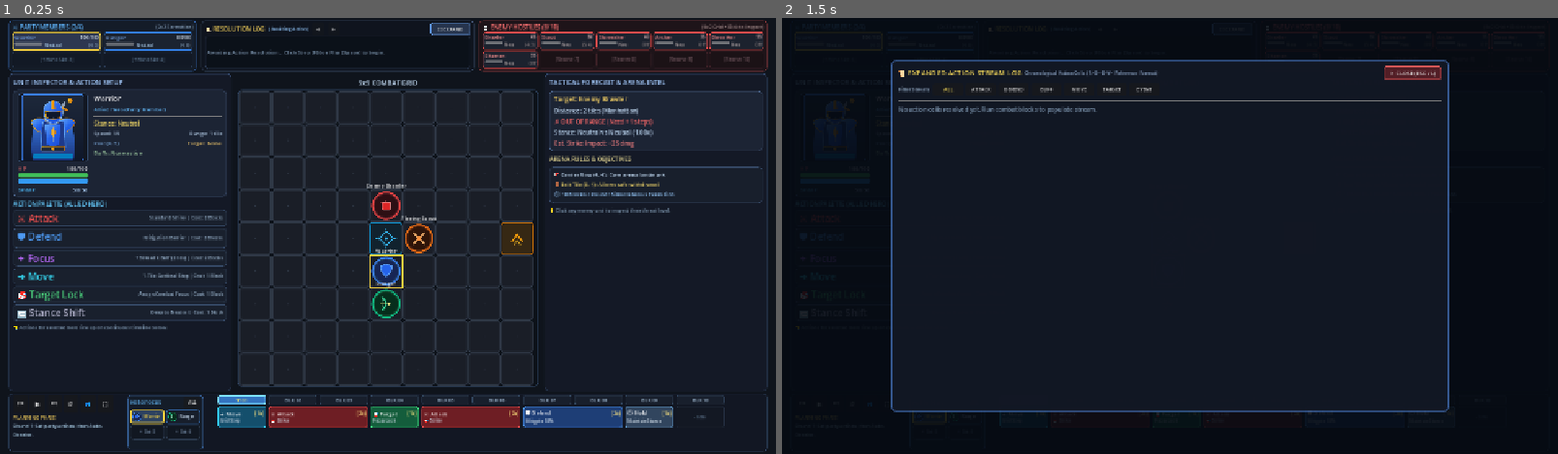
Above: before the commit, frames 1-2 (left to right).
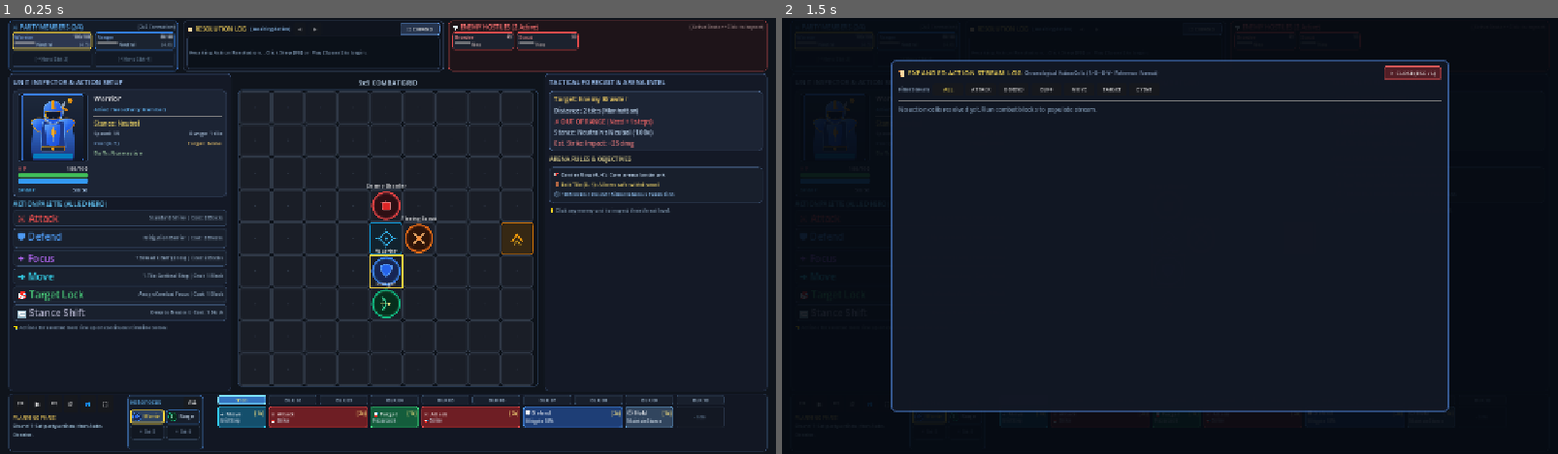
Above: after the commit, the same moments.

Repository: 6lackwin9/tactical-rpg
Game: Godot game, scene res://scenes/test_arena.tscn
Same seed, same stepped clock (60 frames per second), same inputs: the game is played once before the commit and once after it.
Inputs:
- Up to frame 1 (0.25 s): no input
- Up to frame 2 (1.5 s): click "⛶ EXPAND" at 0.5 s; click "⏮" at 1.25 s

The runs differ from the first frame. In frame 1, 2.4% of the frame differs, in the area x 1-99%, y 0-13%; in frame 2, less than 0.1%.

Commit message:
fix: resolve enemy panel clipping, show active units only, prune inactive units per round, and dim dead units

Diff:
--- a/scenes/test_arena.gd
+++ b/scenes/test_arena.gd
@@ -123,6 +123,8 @@
 class BlockSnapshot:
 	extends RefCounted
 	var block_index: int = 0
+	var round_num: int = 1
+	var reinforcements_spawned: bool = false
 	var positions: Dictionary = {}         # Combatant -> Vector2i
 	var hps: Dictionary = {}               # Combatant -> int
 	var max_hps: Dictionary = {}           # Combatant -> int
@@ -336,7 +338,7 @@
 
 	# Top-Left: Allied Party Status Panel (Static 2x2 Grid for 4 Heroes)
 	var party_panel := PanelContainer.new()
-	party_panel.custom_minimum_size = Vector2(310, 84)
+	party_panel.custom_minimum_size = Vector2(280, 84)
 	var party_box_style := StyleBoxFlat.new()
 	party_box_style.bg_color = Color(0.08, 0.11, 0.16, 0.95)
 	party_box_style.border_color = Color(0.2, 0.38, 0.65, 0.8)
@@ -378,7 +380,7 @@
 
 	# Top-Center: Single-Action Resolution Log Dock with Navigation & Expand Button
 	var log_panel := PanelContainer.new()
-	log_panel.custom_minimum_size = Vector2(450, 84)
+	log_panel.custom_minimum_size = Vector2(430, 84)
 	log_panel.size_flags_horizontal = Control.SIZE_SHRINK_CENTER
 	var log_style := StyleBoxFlat.new()
 	log_style.bg_color = Color(0.06, 0.08, 0.12, 0.95)
@@ -467,9 +469,10 @@
 	log_rich_text.visible = false
 	log_panel.add_child(log_rich_text)
 
-	# Top-Right: Enemy Hostiles Status Panel (Static 5x2 Compact Grid for 10 Enemies)
+	# Top-Right: Enemy Hostiles Status Panel (Active Roster Grid)
 	var enemy_panel := PanelContainer.new()
-	enemy_panel.custom_minimum_size = Vector2(476, 84)
+	enemy_panel.custom_minimum_size = Vector2(516, 84)
+	enemy_panel.size_flags_horizontal = Control.SIZE_EXPAND_FILL
 	var enemy_box_style := StyleBoxFlat.new()
 	enemy_box_style.bg_color = Color(0.12, 0.08, 0.10, 0.95)
 	enemy_box_style.border_color = Color(0.65, 0.25, 0.25, 0.8)
@@ -489,13 +492,13 @@
 	var enemy_hdr_hbox := HBoxContainer.new()
 	enemy_vbox.add_child(enemy_hdr_hbox)
 	enemy_title_lbl = Label.new()
-	enemy_title_lbl.text = "💀 ENEMY HOSTILES (6/10)"
+	enemy_title_lbl.text = "💀 ENEMY HOSTILES (2 Active)"
 	enemy_title_lbl.add_theme_font_size_override("font_size", 10)
 	enemy_title_lbl.add_theme_color_override("font_color", Color(1.0, 0.45, 0.45))
 	enemy_hdr_hbox.add_child(enemy_title_lbl)
 
 	var enemy_hint := Label.new()
-	enemy_hint.text = "(5x2 Grid • Click to inspect)"
+	enemy_hint.text = "(Active Roster • Click to inspect)"
 	enemy_hint.add_theme_font_size_override("font_size", 8)
 	enemy_hint.add_theme_color_override("font_color", Color(0.6, 0.5, 0.5))
 	enemy_hdr_hbox.add_spacer(false)
@@ -505,7 +508,7 @@
 	enemy_cards_container.columns = 5
 	enemy_cards_container.size_flags_horizontal = Control.SIZE_EXPAND_FILL
 	enemy_cards_container.size_flags_vertical = Control.SIZE_EXPAND_FILL
-	enemy_cards_container.add_theme_constant_override("h_separation", 3)
+	enemy_cards_container.add_theme_constant_override("h_separation", 4)
 	enemy_cards_container.add_theme_constant_override("v_separation", 3)
 	enemy_vbox.add_child(enemy_cards_container)
 
@@ -1506,10 +1509,16 @@
 	for enemy in sim_enemies:
 		_create_unit_token(enemy, _get_combatant_token_texture(enemy))
 		_create_roster_card(enemy, Color(0.9, 0.3, 0.3))
+		# Goblin ambush reinforcements are invisible until they appear
+		if enemy in [unit_berserker, unit_skirmisher, unit_archer, unit_shaman]:
+			if roster_cards.has(enemy):
+				@warning_ignore("unsafe_cast")
+				var enemy_card := roster_cards[enemy] as Control
+				if is_instance_valid(enemy_card):
+					enemy_card.visible = false
 	_add_enemy_placeholders()
 
-	party_title_lbl.text = "⚔ PARTY MEMBERS (%d/4)" % sim_allies.size()
-	enemy_title_lbl.text = "💀 ENEMY HOSTILES (%d/10)" % sim_enemies.size()
+	_update_all_roster_cards()
 
 	# 7. Capture Initial Snapshot (State 0 before block 1 executes)
 	snapshots.clear()
@@ -1600,38 +1609,38 @@
 	card.add_theme_stylebox_override("panel", card_style)
 
 	if is_ally:
-		card.custom_minimum_size = Vector2(146, 26)
+		card.custom_minimum_size = Vector2(130, 26)
 		var main_vbox := VBoxContainer.new()
 		main_vbox.add_theme_constant_override("separation", 1)
 		card.add_child(main_vbox)
 
 		# Top row: Name & HP fraction
 		var top_row := HBoxContainer.new()
-		top_row.add_theme_constant_override("separation", 3)
+		top_row.add_theme_constant_override("separation", 2)
 		main_vbox.add_child(top_row)
 
 		var name_lbl := Label.new()
 		name_lbl.text = combatant.name
-		name_lbl.add_theme_font_size_override("font_size", 9)
+		name_lbl.clip_text = true
+		name_lbl.size_flags_horizontal = Control.SIZE_EXPAND_FILL
+		name_lbl.add_theme_font_size_override("font_size", 8)
 		name_lbl.add_theme_color_override("font_color", team_color.lightened(0.35))
 		top_row.add_child(name_lbl)
-
-		top_row.add_spacer(false)
 
 		var hp_lbl := Label.new()
 		hp_lbl.name = "HpLabel"
 		hp_lbl.text = "%d/%d" % [combatant.hp, combatant.max_hp]
-		hp_lbl.add_theme_font_size_override("font_size", 8)
+		hp_lbl.add_theme_font_size_override("font_size", 7)
 		hp_lbl.add_theme_color_override("font_color", Color(0.85, 0.9, 0.95))
 		top_row.add_child(hp_lbl)
 
 		# Bottom row: HP bar, Stance, Pos
 		var bot_row := HBoxContainer.new()
-		bot_row.add_theme_constant_override("separation", 4)
+		bot_row.add_theme_constant_override("separation", 2)
 		main_vbox.add_child(bot_row)
 
 		var hp_bar := ProgressBar.new()
-		hp_bar.custom_minimum_size = Vector2(46, 5)
+		hp_bar.custom_minimum_size = Vector2(34, 4)
 		hp_bar.max_value = combatant.max_hp
 		hp_bar.value = combatant.hp
 		hp_bar.show_percentage = false
@@ -1639,12 +1648,12 @@
 
 		var stance_lbl := Label.new()
 		stance_lbl.name = "StanceLabel"
+		stance_lbl.clip_text = true
+		stance_lbl.size_flags_horizontal = Control.SIZE_EXPAND_FILL
 		stance_lbl.text = CombatTypes.stance_to_string(combatant.current_stance)
 		stance_lbl.add_theme_font_size_override("font_size", 7)
 		stance_lbl.add_theme_color_override("font_color", Color(0.65, 0.78, 0.9))
 		bot_row.add_child(stance_lbl)
-
-		bot_row.add_spacer(false)
 
 		var pos_lbl := Label.new()
 		pos_lbl.name = "PosLabel"
@@ -1653,7 +1662,7 @@
 		pos_lbl.add_theme_color_override("font_color", Color(0.5, 0.6, 0.7))
 		bot_row.add_child(pos_lbl)
 	else:
-		card.custom_minimum_size = Vector2(88, 26)
+		card.custom_minimum_size = Vector2(94, 26)
 		var main_vbox := VBoxContainer.new()
 		main_vbox.add_theme_constant_override("separation", 1)
 		card.add_child(main_vbox)
@@ -1673,11 +1682,11 @@
 
 		var name_lbl := Label.new()
 		name_lbl.text = short_name
+		name_lbl.clip_text = true
+		name_lbl.size_flags_horizontal = Control.SIZE_EXPAND_FILL
 		name_lbl.add_theme_font_size_override("font_size", 8)
 		name_lbl.add_theme_color_override("font_color", team_color.lightened(0.35))
 		top_row.add_child(name_lbl)
-
-		top_row.add_spacer(false)
 
 		var hp_lbl := Label.new()
 		hp_lbl.name = "HpLabel"
@@ -1686,13 +1695,13 @@
 		hp_lbl.add_theme_color_override("font_color", Color(0.9, 0.75, 0.75))
 		top_row.add_child(hp_lbl)
 
-		# Bottom row: Mini HP bar, stance, pos
+		# Bottom row: Mini HP bar, status
 		var bot_row := HBoxContainer.new()
 		bot_row.add_theme_constant_override("separation", 2)
 		main_vbox.add_child(bot_row)
 
 		var hp_bar := ProgressBar.new()
-		hp_bar.custom_minimum_size = Vector2(30, 4)
+		hp_bar.custom_minimum_size = Vector2(26, 4)
 		hp_bar.max_value = combatant.max_hp
 		hp_bar.value = combatant.hp
 		hp_bar.show_percentage = false
@@ -1700,20 +1709,17 @@
 
 		var stance_lbl := Label.new()
 		stance_lbl.name = "StanceLabel"
+		stance_lbl.clip_text = true
+		stance_lbl.size_flags_horizontal = Control.SIZE_EXPAND_FILL
 		var st_str: String = CombatTypes.stance_to_string(combatant.current_stance)
 		stance_lbl.text = st_str.left(3)
 		stance_lbl.add_theme_font_size_override("font_size", 7)
 		stance_lbl.add_theme_color_override("font_color", Color(0.7, 0.65, 0.65))
 		bot_row.add_child(stance_lbl)
 
-		bot_row.add_spacer(false)
-
 		var pos_lbl := Label.new()
 		pos_lbl.name = "PosLabel"
-		var coord: Vector2i = sim_grid.get_position(combatant)
-		pos_lbl.text = "%s" % (str(coord) if coord != Vector2i(-1, -1) else "Off")
-		pos_lbl.add_theme_font_size_override("font_size", 7)
-		pos_lbl.add_theme_color_override("font_color", Color(0.55, 0.5, 0.5))
+		pos_lbl.visible = false
 		bot_row.add_child(pos_lbl)
 
 	card.gui_input.connect(func(event: InputEvent) -> void:
@@ -1732,7 +1738,7 @@
 	while party_cards_container.get_child_count() < 4:
 		var slot_idx: int = party_cards_container.get_child_count() + 1
 		var ph := PanelContainer.new()
-		ph.custom_minimum_size = Vector2(146, 26)
+		ph.custom_minimum_size = Vector2(130, 26)
 		var ph_style := StyleBoxFlat.new()
 		ph_style.bg_color = Color(0.06, 0.08, 0.12, 0.35)
 		ph_style.border_color = Color(0.2, 0.28, 0.4, 0.35)
@@ -1751,36 +1757,19 @@
 
 
 func _add_enemy_placeholders() -> void:
-	if not enemy_cards_container:
-		return
-	while enemy_cards_container.get_child_count() < 10:
-		var slot_idx: int = enemy_cards_container.get_child_count() + 1
-		var ph := PanelContainer.new()
-		ph.custom_minimum_size = Vector2(88, 26)
-		var ph_style := StyleBoxFlat.new()
-		ph_style.bg_color = Color(0.08, 0.05, 0.06, 0.3)
-		ph_style.border_color = Color(0.3, 0.15, 0.18, 0.35)
-		ph_style.set_border_width_all(1)
-		ph_style.set_corner_radius_all(3)
-		ph.add_theme_stylebox_override("panel", ph_style)
-
-		var lbl := Label.new()
-		lbl.text = "[Reserve %d]" % slot_idx
-		lbl.horizontal_alignment = HORIZONTAL_ALIGNMENT_CENTER
-		lbl.vertical_alignment = VERTICAL_ALIGNMENT_CENTER
-		lbl.add_theme_font_size_override("font_size", 7)
-		lbl.add_theme_color_override("font_color", Color(0.42, 0.32, 0.35))
-		ph.add_child(lbl)
-		enemy_cards_container.add_child(ph)
+	# Active roster only: reserve placeholders removed so only active enemies appear
+	pass
 
 
 # ==============================================================================
-# SECTION 3: SNAPSHOTS & REPLAY RESTORATION
+# SECTION 3: SNAPSHOTS, REPLAY RESTORATION & UNIFIED ROSTER UPDATES
 # ==============================================================================
 
 func _capture_snapshot(block_idx: int) -> void:
 	var snap := BlockSnapshot.new()
 	snap.block_index = block_idx
+	snap.round_num = current_combat_round
+	snap.reinforcements_spawned = reinforcements_spawned
 	for c: Combatant in sim_resolver.registered_combatants:
 		snap.positions[c] = sim_grid.get_position(c)
 		snap.hps[c] = c.hp
@@ -1796,6 +1785,7 @@
 
 
 func _restore_snapshot(snap: BlockSnapshot) -> void:
+	reinforcements_spawned = snap.reinforcements_spawned
 	for c: Combatant in unit_token_nodes:
 		@warning_ignore("unsafe_cast")
 		var token := unit_token_nodes[c] as Control
@@ -1815,38 +1805,83 @@
 				else:
 					token.modulate = Color.WHITE
 
-	for c: Combatant in roster_cards:
-		@warning_ignore("unsafe_cast")
-		var card := roster_cards[c] as PanelContainer
-		if snap.hps.has(c):
-			var hp_bar := card.find_child("ProgressBar", true, false) as ProgressBar
-			var hp_lbl := card.find_child("HpLabel", true, false) as Label
-			var stance_lbl := card.find_child("StanceLabel", true, false) as Label
-			var pos_lbl := card.find_child("PosLabel", true, false) as Label
-
-			var cur_hp: int = snap.hps[c]
-			var max_hp: int = snap.max_hps[c]
-			var cur_stance: CombatTypes.StanceType = snap.stances[c]
-			var is_active: bool = snap.is_active[c]
-			var is_withdrawn: bool = snap.is_withdrawn[c]
-
-			if hp_bar:
-				hp_bar.value = cur_hp
-			if hp_lbl:
-				hp_lbl.text = "%d/%d" % [cur_hp, max_hp]
-			if stance_lbl:
-				if is_withdrawn:
-					stance_lbl.text = "WITHDRAWN"
-				elif not is_active:
-					stance_lbl.text = "DEFEATED"
-				else:
-					stance_lbl.text = CombatTypes.stance_to_string(cur_stance)
-			if pos_lbl:
-				var pos: Vector2i = snap.positions[c]
-				pos_lbl.text = "Pos: %s" % (str(pos) if is_active else "Off Grid")
-
+	_update_all_roster_cards(snap)
 	_update_selected_unit_panel()
 	_update_tactical_forecast_panel()
+
+
+func _update_all_roster_cards(snap: BlockSnapshot = null) -> void:
+	var alive_enemies: int = 0
+	var is_r1: bool = (snap.round_num == 1 if snap != null else current_combat_round == 1)
+	var reinforcements_active: bool = (snap.reinforcements_spawned if snap != null else reinforcements_spawned)
+
+	for combatant: Combatant in roster_cards:
+		@warning_ignore("unsafe_cast")
+		var card := roster_cards[combatant] as PanelContainer
+		if not is_instance_valid(card):
+			continue
+
+		var is_ally: bool = sim_allies.has(combatant)
+		var cur_hp: int = snap.hps.get(combatant, combatant.hp) if snap != null else combatant.hp
+		var max_hp: int = snap.max_hps.get(combatant, combatant.max_hp) if snap != null else combatant.max_hp
+		var is_withdrawn: bool = snap.is_withdrawn.get(combatant, combatant.is_withdrawn) if snap != null else combatant.is_withdrawn
+		var is_alive: bool = (cur_hp > 0)
+		var is_act: bool = is_alive and not is_withdrawn
+		var cur_stance: CombatTypes.StanceType = snap.stances.get(combatant, combatant.current_stance) if snap != null else combatant.current_stance
+		var pos: Vector2i = snap.positions.get(combatant, sim_grid.get_position(combatant)) if snap != null else sim_grid.get_position(combatant)
+
+		# In Round 1, ambush goblins are only visible after they appear
+		if not is_ally and combatant in [unit_berserker, unit_skirmisher, unit_archer, unit_shaman]:
+			if is_r1:
+				card.visible = reinforcements_active
+			else:
+				card.visible = true
+
+		if not is_ally and card.visible and is_act:
+			alive_enemies += 1
+
+		var hp_bar := card.find_child("ProgressBar", true, false) as ProgressBar
+		var hp_lbl := card.find_child("HpLabel", true, false) as Label
+		var stance_lbl := card.find_child("StanceLabel", true, false) as Label
+		var pos_lbl := card.find_child("PosLabel", true, false) as Label
+
+		if hp_bar:
+			hp_bar.max_value = max_hp
+			hp_bar.value = cur_hp
+		if hp_lbl:
+			if is_ally:
+				hp_lbl.text = "%d/%d" % [cur_hp, max_hp]
+			else:
+				hp_lbl.text = "%d" % cur_hp
+		if stance_lbl:
+			if not is_alive:
+				stance_lbl.text = "DEFEATED"
+				stance_lbl.add_theme_color_override("font_color", Color(0.85, 0.35, 0.35))
+			elif is_withdrawn:
+				stance_lbl.text = "ESCAPED"
+				stance_lbl.add_theme_color_override("font_color", Color(0.95, 0.75, 0.25))
+			else:
+				stance_lbl.text = CombatTypes.stance_to_string(cur_stance) if is_ally else CombatTypes.stance_to_string(cur_stance).left(3)
+				stance_lbl.add_theme_color_override("font_color", Color(0.65, 0.78, 0.9) if is_ally else Color(0.7, 0.65, 0.65))
+
+		if pos_lbl:
+			if is_act:
+				pos_lbl.text = "%s" % str(pos)
+			else:
+				pos_lbl.text = "Off"
+
+		# Dimmer appearance for dead or escaped units (both party and enemy)
+		if not is_alive:
+			card.modulate = Color(0.55, 0.55, 0.55, 0.45)
+		elif is_withdrawn:
+			card.modulate = Color(0.65, 0.65, 0.65, 0.45)
+		else:
+			card.modulate = Color.WHITE
+
+	if enemy_title_lbl:
+		enemy_title_lbl.text = "💀 ENEMY HOSTILES (%d Active)" % alive_enemies
+	if party_title_lbl:
+		party_title_lbl.text = "⚔ PARTY MEMBERS (%d/4)" % sim_allies.size()
 
 
 # ==============================================================================
@@ -1870,6 +1905,8 @@
 	for c: Combatant in roster_cards:
 		@warning_ignore("unsafe_cast")
 		var card := roster_cards[c] as PanelContainer
+		if not is_instance_valid(card):
+			continue
 		var style := StyleBoxFlat.new()
 		style.set_corner_radius_all(3)
 		style.content_margin_left = 4
@@ -1888,6 +1925,14 @@
 			style.border_color = base_color
 			style.set_border_width_all(1)
 		card.add_theme_stylebox_override("panel", style)
+
+		# Preserve dimming for dead / escaped units
+		if not c.is_alive():
+			card.modulate = Color(0.55, 0.55, 0.55, 0.45)
+		elif c.is_withdrawn:
+			card.modulate = Color(0.65, 0.65, 0.65, 0.45)
+		else:
+			card.modulate = Color.WHITE
 
 
 func _update_unit_token_highlights() -> void:
@@ -2184,6 +2229,8 @@
 				slot_style.border_color = Color(0.2, 0.4, 0.65, 0.7)
 				slot_style.set_border_width_all(1)
 
+			slot_pnl.modulate = Color(0.6, 0.6, 0.6, 0.5) if not is_alive else Color.WHITE
+
 			var hbox := HBoxContainer.new()
 			hbox.add_theme_constant_override("separation", 3)
 			slot_pnl.add_child(hbox)
@@ -2207,6 +2254,7 @@
 			lbl.add_theme_font_size_override("font_size", 7)
 			hbox.add_child(lbl)
 		else:
+			slot_pnl.modulate = Color.WHITE
 			slot_style.bg_color = Color(0.06, 0.08, 0.11, 0.6)
 			slot_style.border_color = Color(0.18, 0.24, 0.32, 0.5)
 			slot_style.set_border_width_all(1)
@@ -2905,6 +2953,8 @@
 					var tw := create_tween()
 					tw.tween_property(token, "position", target_px, 0.25).set_trans(Tween.TRANS_QUAD).set_ease(Tween.EASE_OUT)
 
+	_update_all_roster_cards()
+
 
 func _spawn_goblin_reinforcements() -> void:
 	reinforcements_spawned = true
@@ -2928,6 +2978,13 @@
 			token.position = Vector2(coord.x * TILE_SIZE, coord.y * TILE_SIZE)
 			var tw := create_tween()
 			tw.tween_property(token, "modulate:a", 1.0, 0.35)
+		if roster_cards.has(c):
+			@warning_ignore("unsafe_cast")
+			var card := roster_cards[c] as Control
+			if is_instance_valid(card):
+				card.visible = true
+
+	_update_all_roster_cards()
 
 
 func _on_next_round_pressed() -> void:
@@ -2949,6 +3006,28 @@
 	btn_play.tooltip_text = "Auto-Resolve Round 2"
 	if btn_next_round:
 		btn_next_round.visible = false
+
+	# Prune any defeated or withdrawn enemies from roster cards for the new round
+	var enemies_to_remove: Array[Combatant] = []
+	for c: Combatant in roster_cards:
+		if not sim_allies.has(c):
+			if not c.is_alive() or c.is_withdrawn:
+				enemies_to_remove.append(c)
+
+	for c: Combatant in enemies_to_remove:
+		@warning_ignore("unsafe_cast")
+		var old_card := roster_cards[c] as Control
+		roster_cards.erase(c)
+		if is_instance_valid(old_card):
+			old_card.queue_free()
+
+	# Ensure all active surviving enemy cards are visible
+	for c: Combatant in roster_cards:
+		if not sim_allies.has(c):
+			@warning_ignore("unsafe_cast")
+			var rem_card := roster_cards[c] as Control
+			if is_instance_valid(rem_card):
+				rem_card.visible = true
 
 	pending_block_actions.clear()
 	var r2_entry := ActionLogEntry.new()
@@ -3024,33 +3103,7 @@
 	_update_timeline_tracks_display()
 	_update_combined_block_display(1)
 	_sync_visuals_after_block()
-
-	for combatant: Combatant in roster_cards:
-		@warning_ignore("unsafe_cast")
-		var card := roster_cards[combatant] as PanelContainer
-		var hp_bar := card.find_child("ProgressBar", true, false) as ProgressBar
-		var hp_lbl := card.find_child("HpLabel", true, false) as Label
-		var stance_lbl := card.find_child("StanceLabel", true, false) as Label
-		var pos_lbl := card.find_child("PosLabel", true, false) as Label
-
-		if hp_bar:
-			hp_bar.value = combatant.hp
-		if hp_lbl:
-			hp_lbl.text = "%d/%d" % [combatant.hp, combatant.max_hp]
-		if stance_lbl:
-			if combatant.is_withdrawn:
-				stance_lbl.text = "WITHDRAWN"
-				stance_lbl.add_theme_color_override("font_color", Color(0.9, 0.7, 0.2))
-			elif not combatant.is_alive():
-				stance_lbl.text = "DEFEATED"
-				stance_lbl.add_theme_color_override("font_color", Color(0.7, 0.3, 0.3))
-			else:
-				stance_lbl.text = CombatTypes.stance_to_string(combatant.current_stance)
-		if pos_lbl:
-			if combatant.is_active():
-				pos_lbl.text = "Pos: %s" % str(sim_grid.get_position(combatant))
-			else:
-				pos_lbl.text = "Off Grid"
+	_update_all_roster_cards()
 
 	_update_selected_unit_panel()
 	_update_tactical_forecast_panel()
